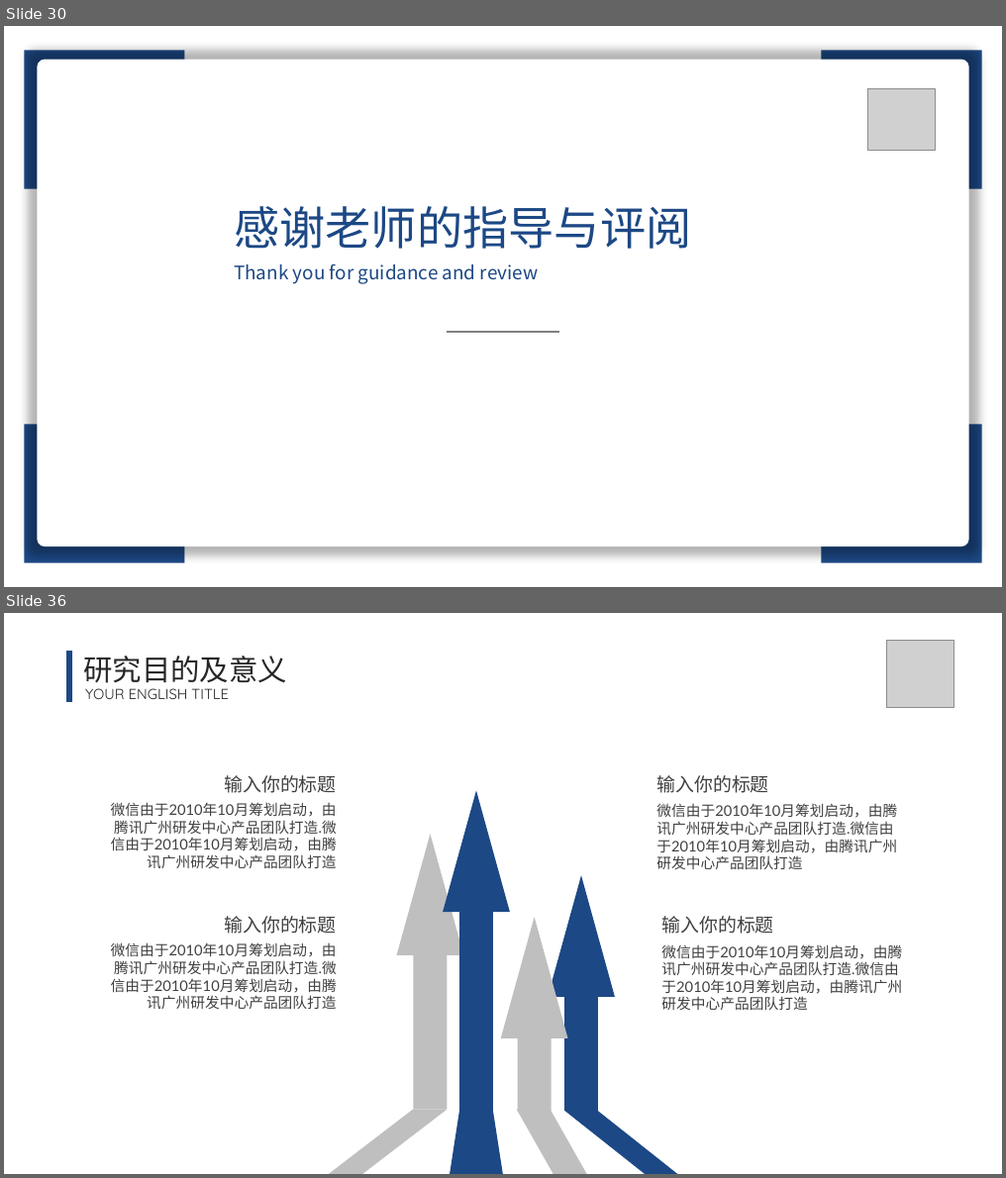
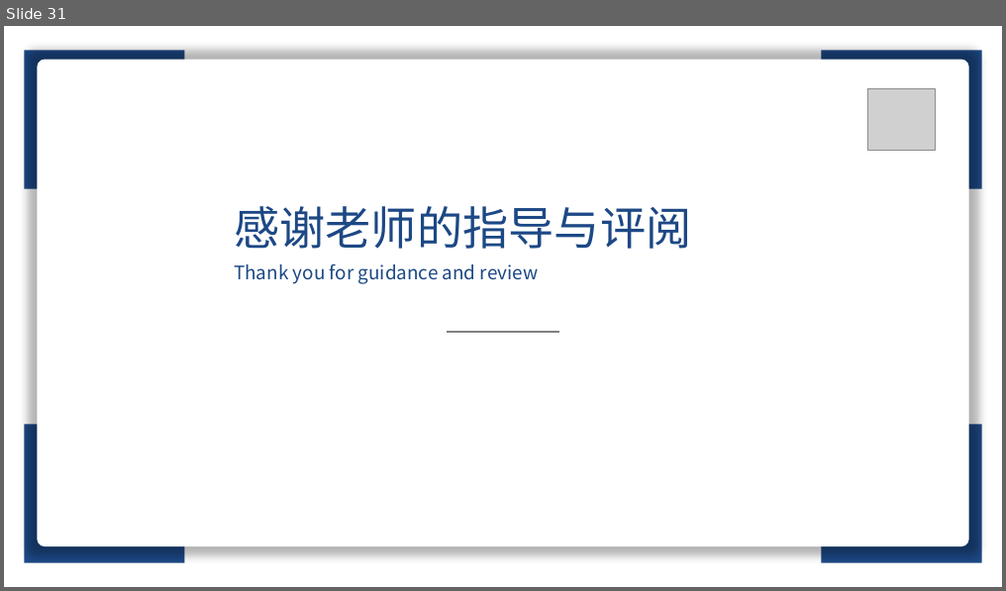
Before and after one commit to lt610/DeepGCN, a slide deck: 毕设提交/ppt/答辩ppt.pptx. Shown one above the other, each under a label of ours: slides 30 and 36 before the commit, slide 31 after it; the slides between them are not shown. The pictures are 1006x1178 and 1006x591 pixels, drawn with LibreOffice and Linux fonts; fonts in the diff are those of the drawing; grey boxes stand for pictures. Boxes give left, top, right and bottom in pixels: in the first picture for what was removed or moved away, otherwise in the second. Text is boxed around its words. In the diff, an @@ line names an element or a change of style, - is before the commit and + after.

```diff
--- a/毕设提交/ppt/答辩ppt.pptx
+++ b/毕设提交/ppt/答辩ppt.pptx
@@ slide 36 removed at [4,613,1002,1174], background #FFFFFF @@
@@ picture removed at [887,640,954,707] @@
@@ line removed from (69, 651) to (69, 702) @@
@@ text removed at [83,656,287,683] @@
-研究目的及意义
@@ text removed at [85,688,229,699] @@
-YOUR ENGLISH TITLE
@@ text removed at [224,775,336,793] @@
-输入你的标题
@@ up arrow removed at [443,790,510,1111] @@
@@ text removed at [656,775,768,793] @@
-输入你的标题
@@ text removed at [111,802,337,868] @@
-微信由于2010年10月筹划启动，由腾讯广州研发中心产品团队打造.微信由于2010年10月筹划启动，由腾讯广州研发中心产品团队打造
@@ text removed at [656,803,897,869] @@
-微信由于2010年10月筹划启动，由腾讯广州研发中心产品团队打造.微信由于2010年10月筹划启动，由腾讯广州研发中心产品团队打造
@@ up arrow removed at [397,834,464,1109] @@
@@ up arrow removed at [548,875,615,1111] @@
@@ text removed at [224,916,336,934] @@
-输入你的标题
@@ up arrow removed at [501,917,568,1111] @@
@@ text removed at [661,916,773,934] @@
-输入你的标题
@@ text removed at [111,943,337,1009] @@
-微信由于2010年10月筹划启动，由腾讯广州研发中心产品团队打造.微信由于2010年10月筹划启动，由腾讯广州研发中心产品团队打造
@@ text removed at [661,945,902,1010] @@
-微信由于2010年10月筹划启动，由腾讯广州研发中心产品团队打造.微信由于2010年10月筹划启动，由腾讯广州研发中心产品团队打造
@@ freeform shape removed at [329,1109,448,1174] @@
@@ freeform shape removed at [450,1106,503,1174] @@
@@ freeform shape removed at [517,1109,587,1174] @@
@@ freeform shape removed at [564,1111,678,1174] @@
@@ what was slide 30 is now slide 31 @@
```
Also in this commit, not shown: 8 slides changed, 1 slide added, 12 other slides removed.
